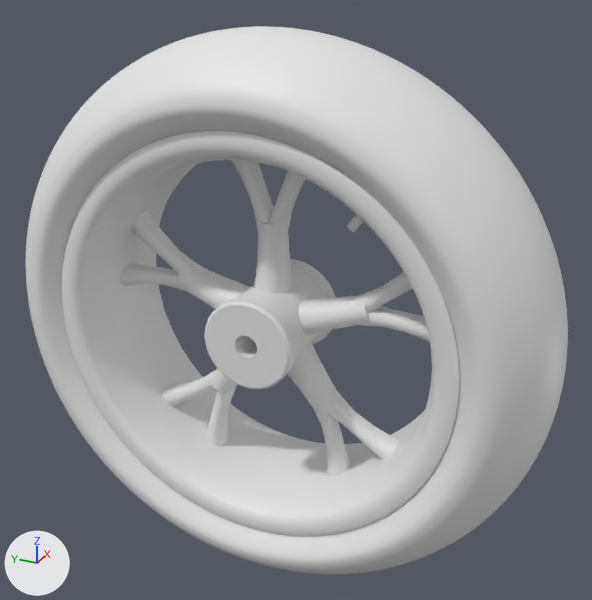
One commit to the glTF model art/models/BikeWheelRear/BikeWheelRear.glb: the scene before it, then after it.
Camera for both pictures: a camera (50 mm lens) standing at (-2.74, -1.33, 1.48) and looking at (0.06, -0.07, 0.08). The lights are fixed; the arrows at lower left show +X, +Y and +Z. The picture after the commit comes second. Vertices at exactly the same position are counted once.

The older version as bpy lines, for what is in view:
```python
me_rim_001 = bpy.data.meshes.new('Rim.001')
me_rim_001.from_pydata(...)  # 8336 vertices, 16612 faces; spans x -0.3..0.3, y -0.84..0.84, z -0.84..0.84
me_tyre_001 = bpy.data.meshes.new('Tyre.001')
me_tyre_001.from_pydata(...)  # 9912 vertices, 19488 faces; spans x -0.34..0.34, y -1.15..1.15, z -1.15..1.15
ob_rim = bpy.data.objects.new('Rim', me_rim_001)
ob_rim.location = (0.0, 0.0, 0.0)
ob_tyre = bpy.data.objects.new('Tyre', me_tyre_001)
ob_tyre.location = (0.0, 0.0, 0.0)
```
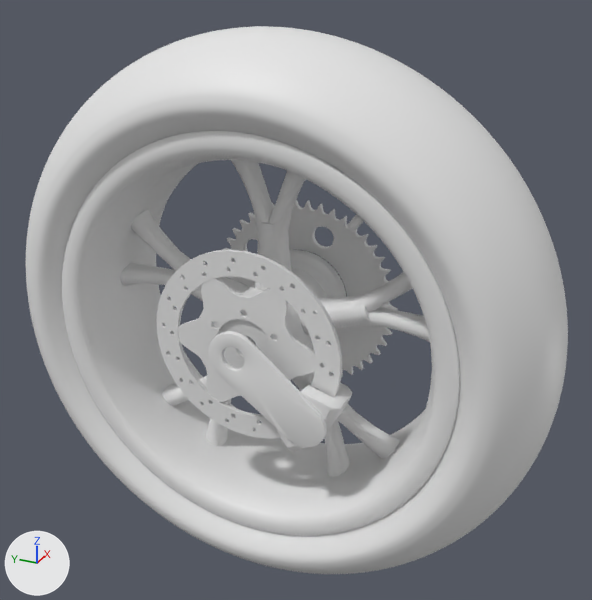
Not visible in the pictures: 'Pad'.

Boxes [x1, y1, x2, y2] around the edits, measured in the pictures (592 x 600 px):
'Rotor', added
    after: [156, 250, 342, 438]
'Sprocket', added
    after: [222, 200, 397, 378]
'Bracket', added
    after: [209, 331, 327, 447]
'Caliper', added
    after: [274, 381, 352, 452]
part 1 of me_rim_001, added
    after: [289, 250, 346, 330]

What changed in the scene script:
```text
Change me_rim_001:
    used by ob_rim; location = (0.0, 0.0, 0.0)
    remove me_rim_001.from_pydata(...)  # 8336 vertices, 16612 faces; spans x -0.3..0.3, y -0.84..0.84, z -0.84..0.84
    add me_rim_001.from_pydata(...)  # 8912 vertices, 17764 faces; spans x -0.3..0.3, y -0.84..0.84, z -0.84..0.84
    me_rim_001 part 1: a new loose piece of 576 vertices spanning x 0.2..0.3, y -0.22..0.22, z -0.22..0.22
Add me_sprocket_001:
    me_sprocket_001.from_pydata(...)  # 5230 vertices, 10460 faces; spans x 0.295..0.337, y -0.428..0.427, z -0.427..0.427
Add me_rotor_001:
    me_rotor_001.from_pydata(...)  # 4192 vertices, 8552 faces; spans x -0.268..-0.25, y -0.396..0.396, z -0.396..0.396
Add me_pad_001:
    me_pad_001.from_pydata(...)  # 208 vertices, 408 faces; spans x -0.281..-0.238, y -0.365..-0.172, z -0.32..-0.108
Add me_caliper_001:
    me_caliper_001.from_pydata(...)  # 1004 vertices, 1996 faces; spans x -0.358..-0.16, y -0.421..-0.148, z -0.377..-0.084
Add me_bracket_001:
    me_bracket_001.from_pydata(...)  # 2880 vertices, 5760 faces; spans x -0.36..-0.338, y -0.376..0.106, z -0.314..0.106
Add ob_sprocket:
    ob_sprocket = bpy.data.objects.new('Sprocket', me_sprocket_001)
    ob_sprocket.location = (0.0, 0.0, 0.0)
Add ob_rotor:
    ob_rotor = bpy.data.objects.new('Rotor', me_rotor_001)
    ob_rotor.location = (0.0, 0.0, 0.0)
Add ob_pad:
    ob_pad = bpy.data.objects.new('Pad', me_pad_001)
    ob_pad.location = (0.0, 0.0, 0.0)
Add ob_caliper:
    ob_caliper = bpy.data.objects.new('Caliper', me_caliper_001)
    ob_caliper.location = (0.0, 0.0, 0.0)
Add ob_bracket:
    ob_bracket = bpy.data.objects.new('Bracket', me_bracket_001)
    ob_bracket.location = (0.0, 0.0, 0.0)
```
